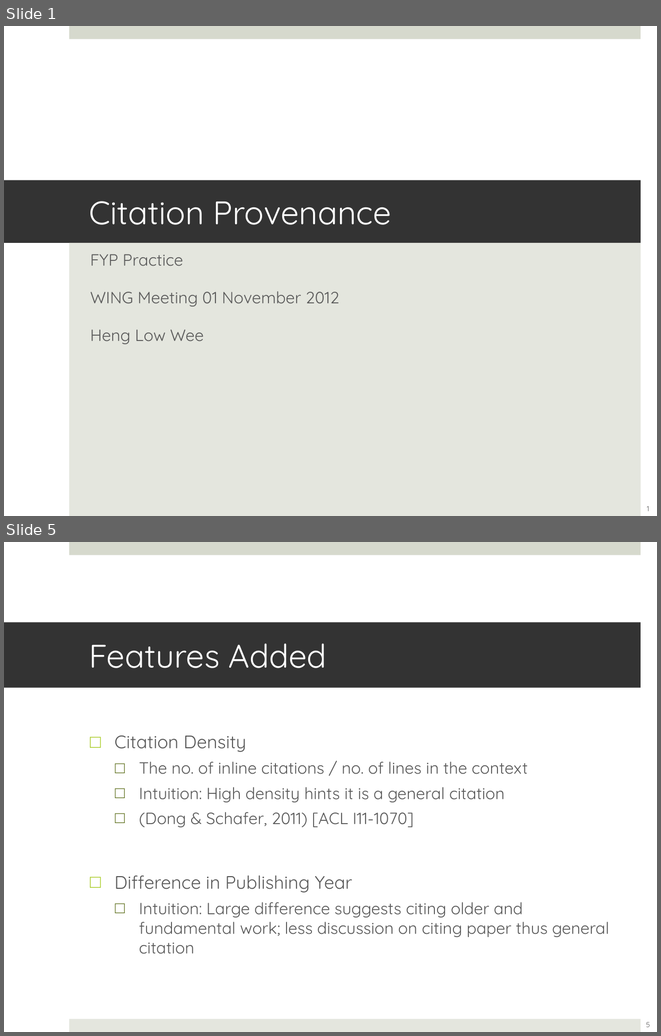
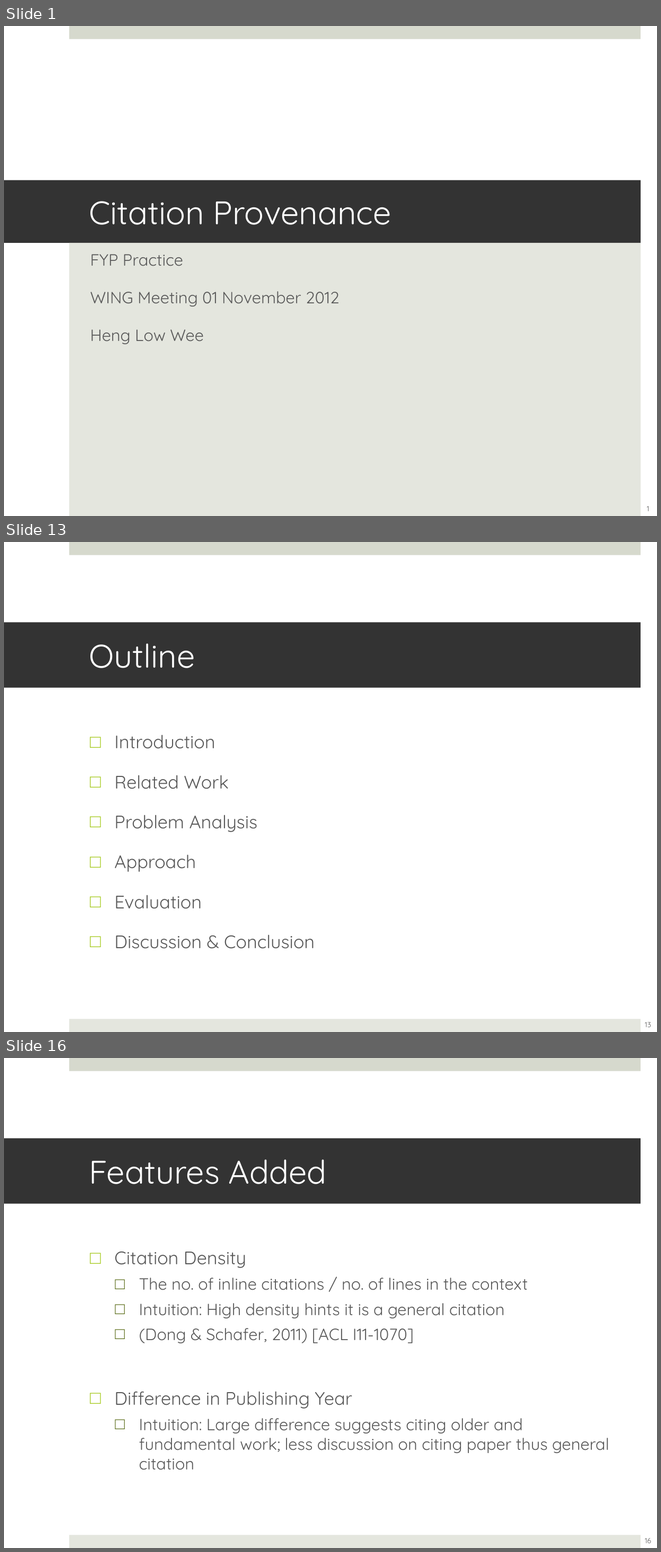
Before and after one commit to lwheng/fyp, a slide deck: presentation/fypupdate-2012-11-01.ppt. Shown one above the other, each under a label of ours: slides 1 and 5 before the commit, slides 1, 13 and 16 after it; the slides between them are not shown. The pictures are 661x1036 and 661x1552 pixels, drawn with LibreOffice and Linux fonts; fonts in the diff are those of the drawing. Boxes give left, top, right and bottom in pixels: in the first picture for what was removed or moved away, otherwise in the second. Text is boxed around its words. In the diff, an @@ line names an element or a change of style, - is before the commit and + after.

```diff
--- a/presentation/fypupdate-2012-11-01.ppt
+++ b/presentation/fypupdate-2012-11-01.ppt
@@ slide 13 added at [4, 542, 657, 1032], background #FFFFFF; not listed: 2 template elements that a slide beside it also shows @@
@@ title added at [4, 623, 641, 688], fill #333333, 36 pt, text #FFFFFF @@
+Outline
@@ text added at [114, 735, 315, 949], 20 pt, text #595959 @@
+□ Introduction
+□ Related Work
+□ Problem Analysis
+□ Approach
+□ Evaluation
+□ Discussion & Conclusion
@@ page number added at [645, 1022, 651, 1027], 8 pt, text #595959 @@
+13
@@ what was slide 5 is now slide 16 @@
@@ page number at [645, 1538, 651, 1543]: text changed @@
-5
+16
```
Also in this commit, not shown: 13 other slides added, 3 slides removed, 18 other files.
